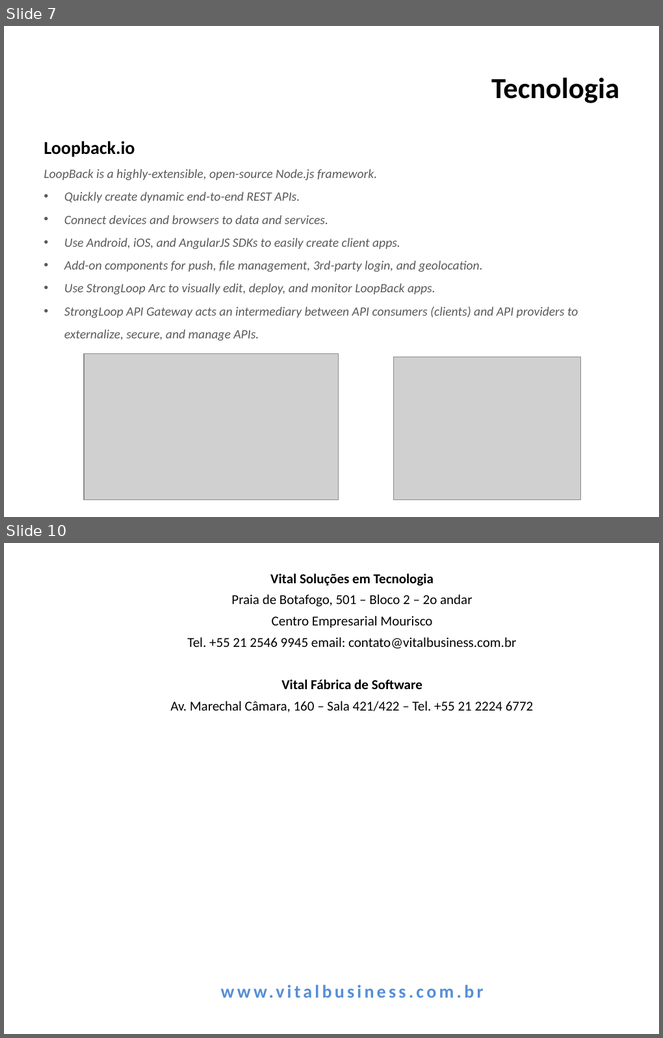
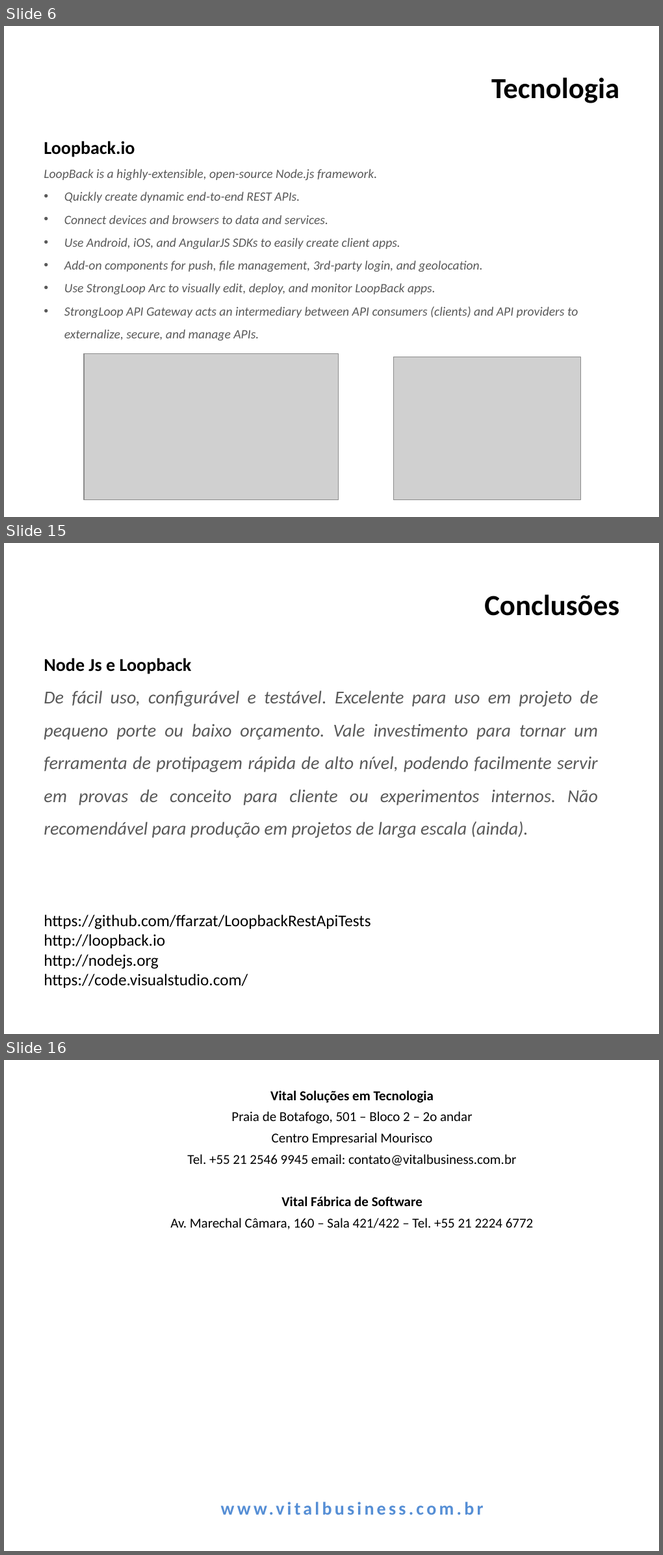
Before and after one commit to felcerreia/LoopbackRestApiTests, a slide deck: slides/POC-StrongLoop.pptx. Shown one above the other, each under a label of ours: slides 7 and 10 before the commit, slides 6, 15 and 16 after it; the slides between them are not shown. The pictures are 663x1038 and 663x1555 pixels, drawn with LibreOffice and Linux fonts; fonts in the diff are those of the drawing; grey boxes stand for pictures; background and template pictures are left out. Boxes give left, top, right and bottom in pixels: in the first picture for what was removed or moved away, otherwise in the second. Text is boxed around its words. In the diff, an @@ line names an element or a change of style, - is before the commit and + after.

```diff
--- a/slides/POC-StrongLoop.pptx
+++ b/slides/POC-StrongLoop.pptx
@@ slide 15 added at [4, 543, 659, 1034], background picture (left out) @@
@@ title added at [484, 594, 620, 616], 32 pt, text #000000, bold @@
+Conclusões
@@ text added at [44, 658, 599, 838], 20 pt, text #595959, italic @@
+Node Js e Loopback
+De fácil uso, configurável e testável. Excelente para uso em projeto de pequeno porte ou baixo orçamento. Vale investimento para tornar um ferramenta de protipagem rápida de alto nível, podendo facilmente servir em provas de conceito para cliente ou experimentos internos. Não recomendável para produção em projetos de larga escala (ainda).
@@ text added at [44, 915, 371, 988], 18 pt, text #000000 @@
+https://github.com/ffarzat/LoopbackRestApiTests
+http://loopback.io
+http://nodejs.org
+https://code.visualstudio.com/
@@ what was slide 7 is now slide 6 @@
@@ what was slide 10 is now slide 16 @@
```
Also in this commit, not shown: 4 slides changed, 7 other slides added, 2 slides removed, 1 other file.
